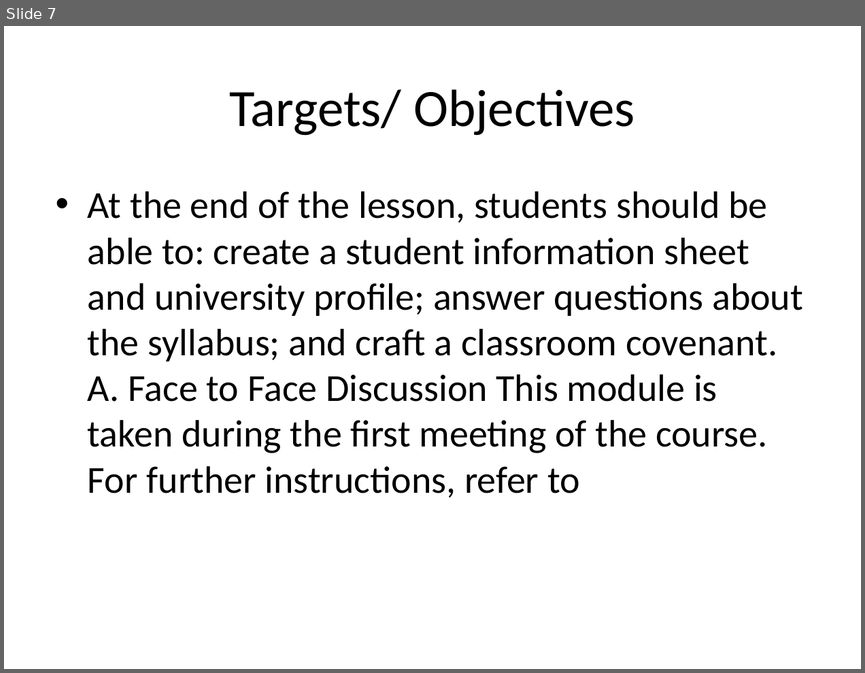
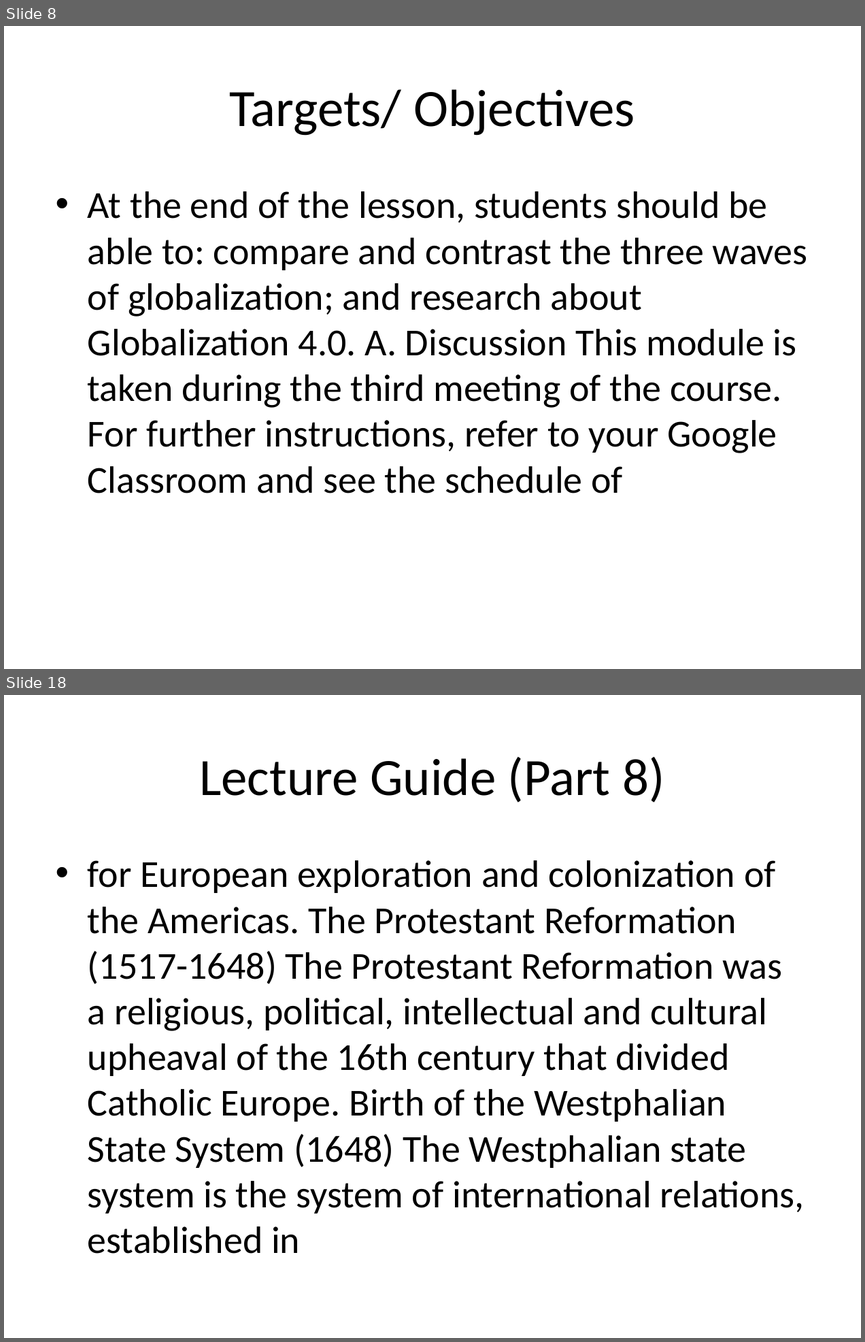
Before and after one commit to ReiJ0J0/PresentFlow_UI, a slide deck: generated/generated_presentation.pptx. Shown one above the other, each under a label of ours: slide 7 before the commit, slides 8 and 18 after it; the slides between them are not shown. The pictures are 865x673 and 865x1342 pixels, drawn with LibreOffice and Linux fonts; fonts in the diff are those of the drawing. Boxes give left, top, right and bottom in pixels: in the first picture for what was removed or moved away, otherwise in the second. Text is boxed around its words. In the diff, an @@ line names an element or a change of style, - is before the commit and + after.

```diff
--- a/generated/generated_presentation.pptx
+++ b/generated/generated_presentation.pptx
@@ slide 18 added at bbox=[4, 695, 861, 1338], background #FFFFFF @@
@@ title added at bbox=[199, 757, 664, 802], 44 pt, text #000000 @@
+Lecture Guide (Part 8)
@@ text added at bbox=[88, 860, 804, 1253], 32 pt, text #000000 @@
+• for European exploration and colonization of the Americas. The Protestant Reformation (1517-1648) The Protestant Reformation was a religious, political, intellectual and cultural upheaval of the 16th century that divided Catholic Europe. Birth of the Westphalian State System (1648) The Westphalian state system is the system of international relations, established in
@@ what was slide 7 is now slide 8 @@
@@ slide 8 changed as well @@
@@ text at bbox=[88, 191, 808, 493]: text changed @@
-• At the end of the lesson, students should be able to: create a student information sheet and university profile; answer questions about the syllabus; and craft a classroom covenant. A. Face to Face Discussion This module is taken during the first meeting of the course. For further instructions, refer to
+• At the end of the lesson, students should be able to: compare and contrast the three waves of globalization; and research about Globalization 4.0. A. Discussion This module is taken during the third meeting of the course. For further instructions, refer to your Google Classroom and see the schedule of
```
Also in this commit, not shown: 11 other slides changed, 38 other slides added, 38 slides removed, 4 other files.
